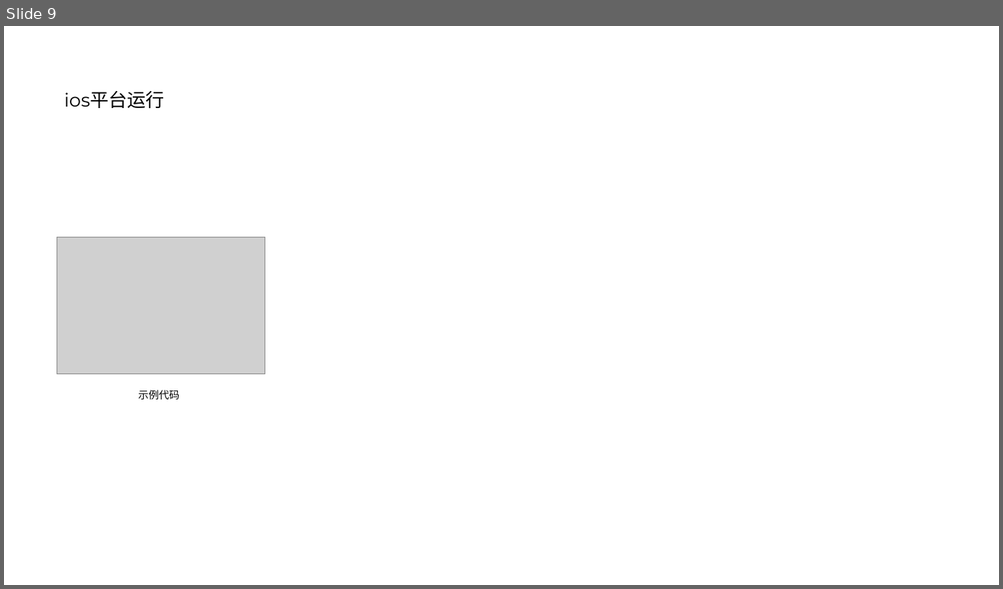
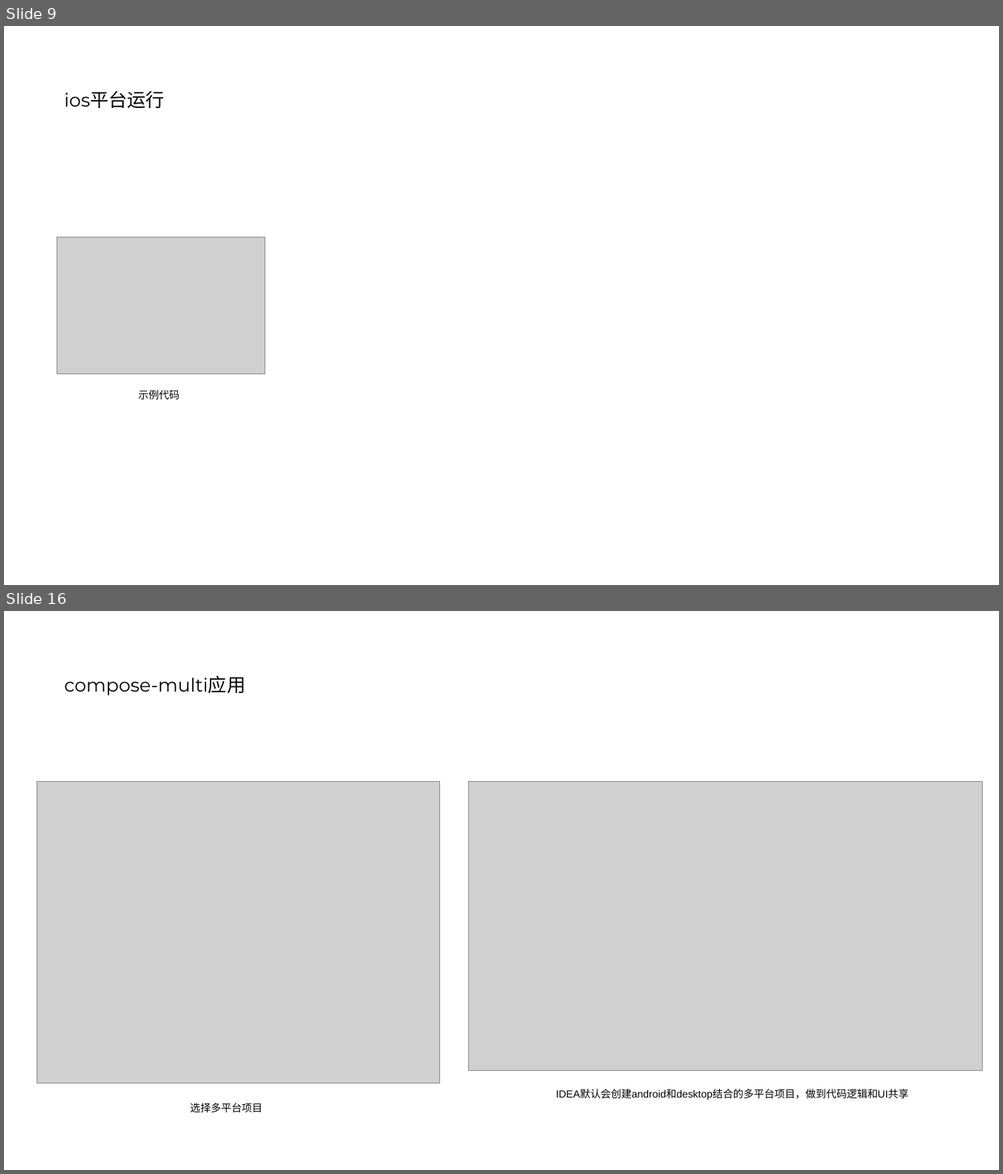
Before and after one commit to nosleepy/multiplatform_app, a slide deck: Kotlin跨平台开发实践.pptx. Shown one above the other, each under a label of ours: slide 9 before the commit, slides 9 and 16 after it; the slides between them are not shown. The pictures are 1003x589 and 1003x1174 pixels, drawn with LibreOffice and Linux fonts; fonts in the diff are those of the drawing; grey boxes stand for pictures. Boxes give left, top, right and bottom in pixels: in the first picture for what was removed or moved away, otherwise in the second. Text is boxed around its words. In the diff, an @@ line names an element or a change of style, - is before the commit and + after.

```diff
--- a/Kotlin跨平台开发实践.pptx
+++ b/Kotlin跨平台开发实践.pptx
@@ slide 16 added at (4, 611, 999, 1170), background #FFFFFF @@
@@ title added at (64, 675, 245, 695), 18 pt, text #000000 @@
+compose-multi应用
@@ picture added at (37, 782, 440, 1084) @@
@@ picture added at (469, 782, 982, 1071) @@
@@ text added at (556, 1089, 909, 1100), 10 pt, text #000000 @@
+IDEA默认会创建android和desktop结合的多平台项目，做到代码逻辑和UI共享
@@ text added at (190, 1103, 262, 1113), 10 pt, text #000000 @@
+选择多平台项目
```
Also in this commit, not shown: 14 other slides added, 1 other file.
